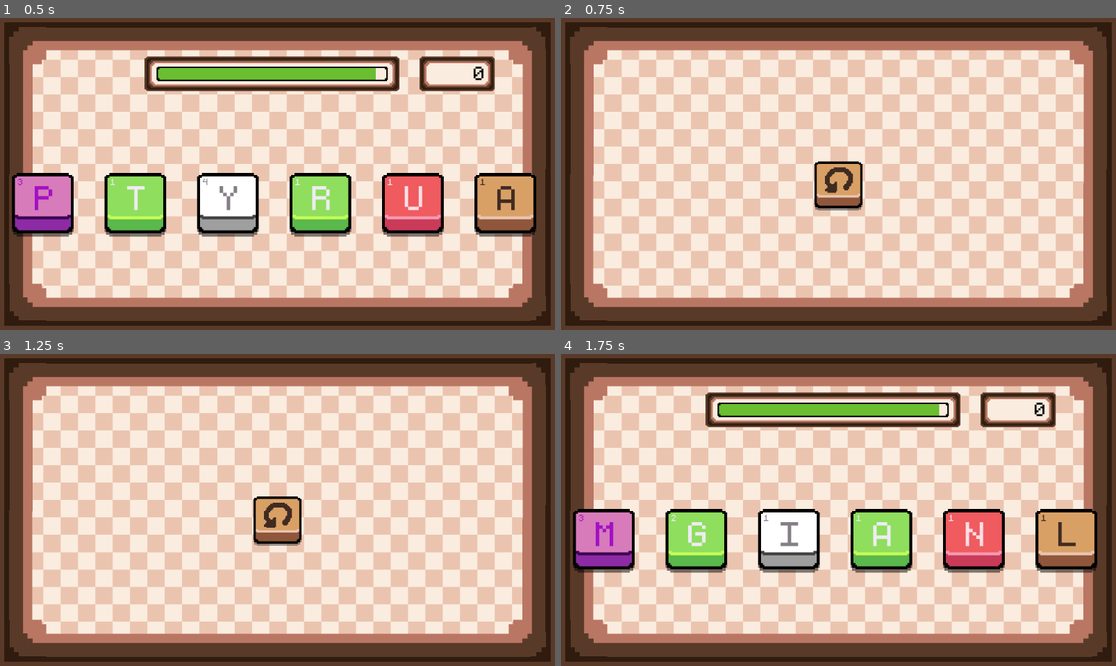
Above: before the commit, frames 1-4 (two rows, left to right).
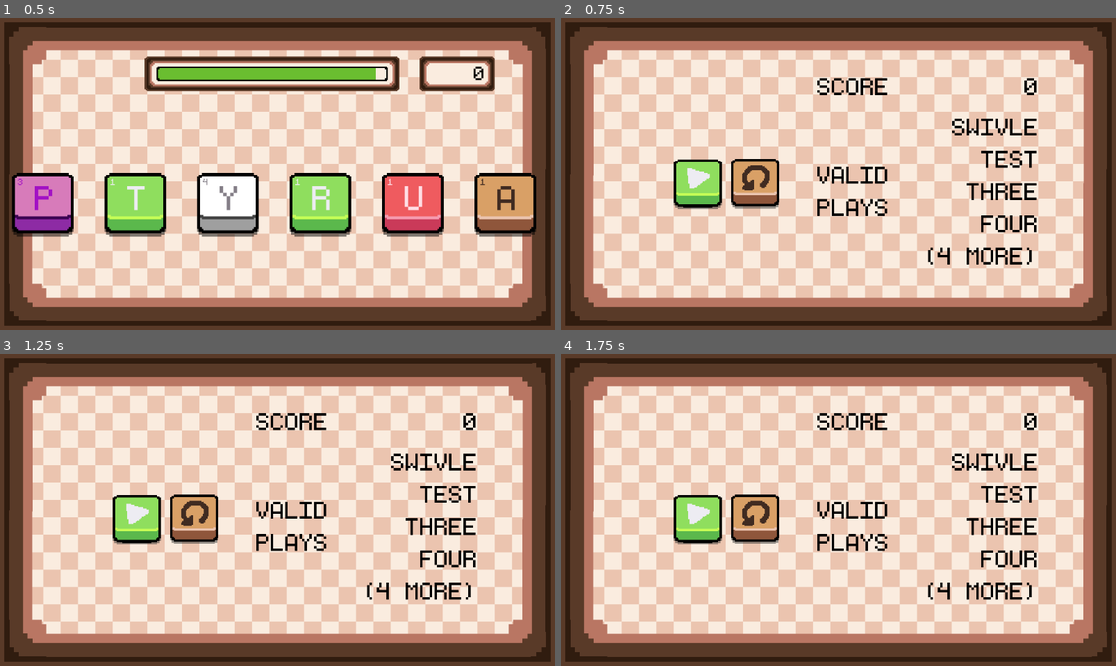
Above: after the commit, the same moments.

Repository: lohchness/Swivle
Game: Godot game, scene res://scenes/Game.tscn
The game is run twice, just before and just after one commit, with the same random seed, the same clock (stepped at 60 frames per second) and the same inputs.
Inputs (mouse positions are in pixels of both pictures, inside the frame that each line leads up to):
- Up to frame 1 (0.5 s): no input
- Up to frame 2 (0.75 s): tap Enter (DEBUG_END) at 0.5 s; move the mouse to (605, 205) at 0.52 s; hold 5 (FIVE) from 0.53 s (still down); click (605, 205) at 0.67 s
- Up to frame 3 (1.25 s): keep holding 5 (FIVE)
- Up to frame 4 (1.75 s): release 5 (FIVE) at 1.25 s; click (838, 522) at 1.27 s

Frame 1 is identical in both runs. In frame 2, 6.1% of the frame differs, in the area x 20-86%, y 19-80%; in frame 3, 6.1%; in frame 4, 22%, in the area x 2-97%, y 12-79%.

Commit message:
feat: add endgame to game scene

Diff:
--- a/scenes/Game.tscn
+++ b/scenes/Game.tscn
@@ -13,6 +13,7 @@
 [ext_resource type="PackedScene" uid="uid://dbg1ecfoostfo" path="res://scenes/score_window.tscn" id="10_3xj3m"]
 [ext_resource type="PackedScene" uid="uid://cqh4be70g6bi3" path="res://scenes/controls/restart_control_key.tscn" id="12_mcffj"]
 [ext_resource type="PackedScene" uid="uid://fpsdfujpr5sx" path="res://scenes/controls/play_control_key.tscn" id="13_2rd6h"]
+[ext_resource type="PackedScene" uid="uid://gu3ck2n063pp" path="res://scenes/EndGame.tscn" id="14_7ua8r"]
 
 [node name="Game" type="Node2D"]
 script = ExtResource("1_d0sg0")
@@ -129,3 +130,5 @@
 position = Vector2(455, 796)
 use_editor_as_start = true
 offset_vector = Vector2(0, -450)
+
+[node name="EndGame" parent="." instance=ExtResource("14_7ua8r")]
--- a/scripts/Game.gd
+++ b/scripts/Game.gd
@@ -13,6 +13,7 @@
 @onready var timer: CountdownBar = $TopBar/Timer
 @onready var restart_key: RestartControlKey = $RestartControlKey
 @onready var resume_key: PlayControlKey = $PlayControlKey
+@onready var end_game: EndGame = $EndGame
 
 
 func _ready() -> void:
@@ -23,6 +24,7 @@
 	timer.gameover.connect(Callable(self, "game_over"))
 	restart_key.restart_pressed.connect(Callable(self, "restart"))
 	resume_key.play_pressed.connect(Callable(self, "resume_game"))
+	end_game.restart_game.connect(Callable(self, "restart"))
 
 
 func _input(event: InputEvent) -> void:
@@ -80,8 +82,7 @@
 	topbar.move_off_screen()
 	topbar.pause_timer()
 
-	# TODO: Refactor when implementing gameover scene
-	restart_key.move_on_screen()
+	end_game.bulk_move_on_screen()
 
 
 func restart() -> void:
@@ -95,6 +96,8 @@
 
 	restart_key.move_off_screen()
 	resume_key.move_off_screen()
+
+	end_game.bulk_move_off_screen()
 
 
 func add_score(score: int) -> void:
Not shown: 1 places in scenes/Game.tscn that only renumber resources
